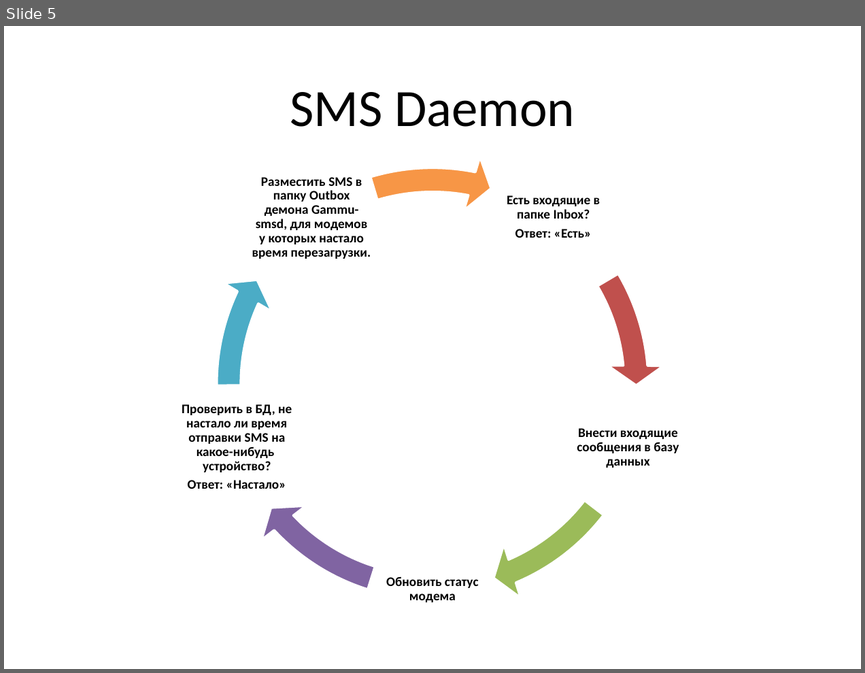
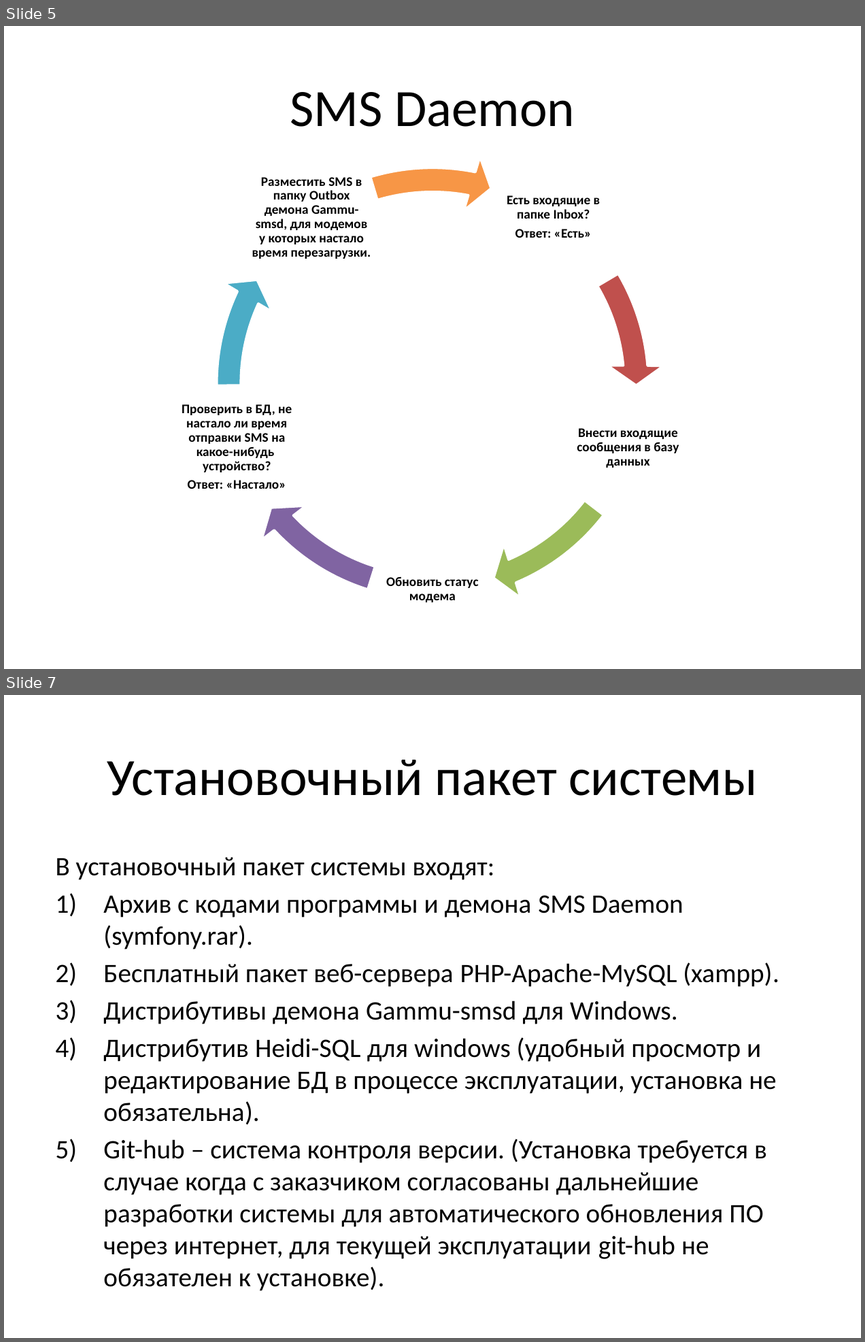
Before and after one commit to humantom88/city_lightning_symphony, a slide deck: doc/SUNO Mmanager.pptx. Shown one above the other, each under a label of ours: slide 5 before the commit, slides 5 and 7 after it; the slides between them are not shown. The pictures are 865x673 and 865x1342 pixels, drawn with LibreOffice and Linux fonts; fonts in the diff are those of the drawing. Boxes give left, top, right and bottom in pixels: in the first picture for what was removed or moved away, otherwise in the second. Text is boxed around its words. In the diff, an @@ line names an element or a change of style, - is before the commit and + after.

```diff
--- a/doc/SUNO Mmanager.pptx
+++ b/doc/SUNO Mmanager.pptx
@@ slide 7 added at (4, 695, 861, 1338), background #FFFFFF @@
@@ title added at (107, 760, 757, 796), 44 pt, text #000000 @@
+Установочный пакет системы
@@ text added at (56, 857, 779, 1259), 22.4 pt, text #000000 @@
+В установочный пакет системы входят:
+1) Архив с кодами программы и демона SMS Daemon (symfony.rar).
+2) Бесплатный пакет веб-сервера PHP-Apache-MySQL (xampp).
+3) Дистрибутивы демона Gammu-smsd для Windows.
+4) Дистрибутив Heidi-SQL для windows (удобный просмотр и редактирование БД в процессе эксплуатации, установка не обязательна).
+5) Git-hub – система контроля версии. (Установка требуется в случае когда с заказчиком согласованы дальнейшие разработки системы для автоматического обновления ПО через интернет, для текущей эксплуатации git-hub не обязателен к установке).
```
Also in this commit, not shown: 1 slide changed, 20 other slides added, 10 other files.
